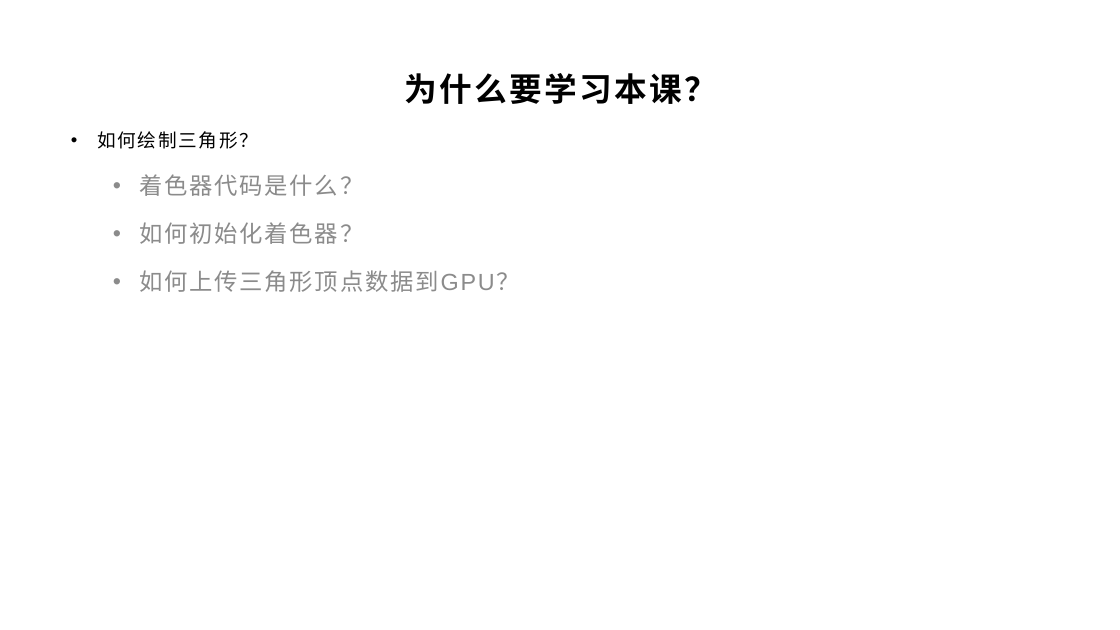
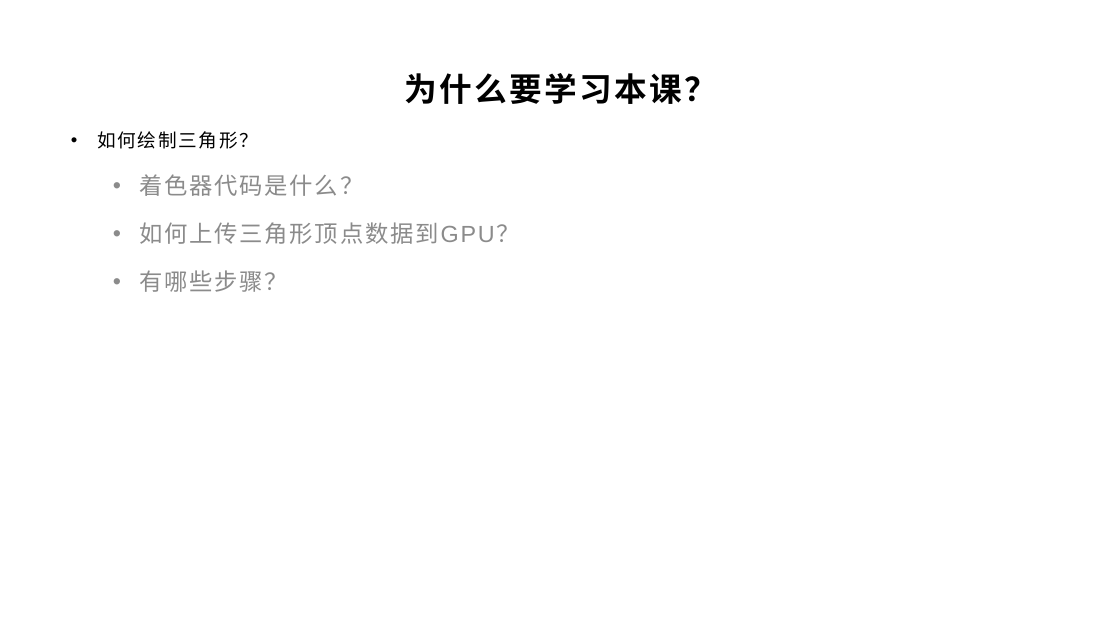
Before and after one commit to Wonder-Technology/SnakeEdu, a slide deck: slide 4 of packages/2_triangle/ppt/绘制三角形.pptx. Drawn at 1120x630 pixels with LibreOffice and Linux fonts; fonts in the diff are those of the drawing; background and template pictures are left out. Boxes give left, top, right and bottom in pixels: in the first picture for what was removed or moved away, otherwise in the second. Text is boxed around its words. In the diff, an @@ line names an element or a change of style, - is before the commit and + after.

```diff
--- a/packages/2_triangle/ppt/绘制三角形.pptx
+++ b/packages/2_triangle/ppt/绘制三角形.pptx
@@ text at box(139, 222, 363, 244): paragraph removed @@
-  • 如何初始化着色器？
@@ text at box(139, 270, 288, 292): paragraph added @@
+  • 有哪些步骤？
```
Also in this commit, not shown: 3 other slides changed, 1 slide added, 1 slide removed, 4 other files.
